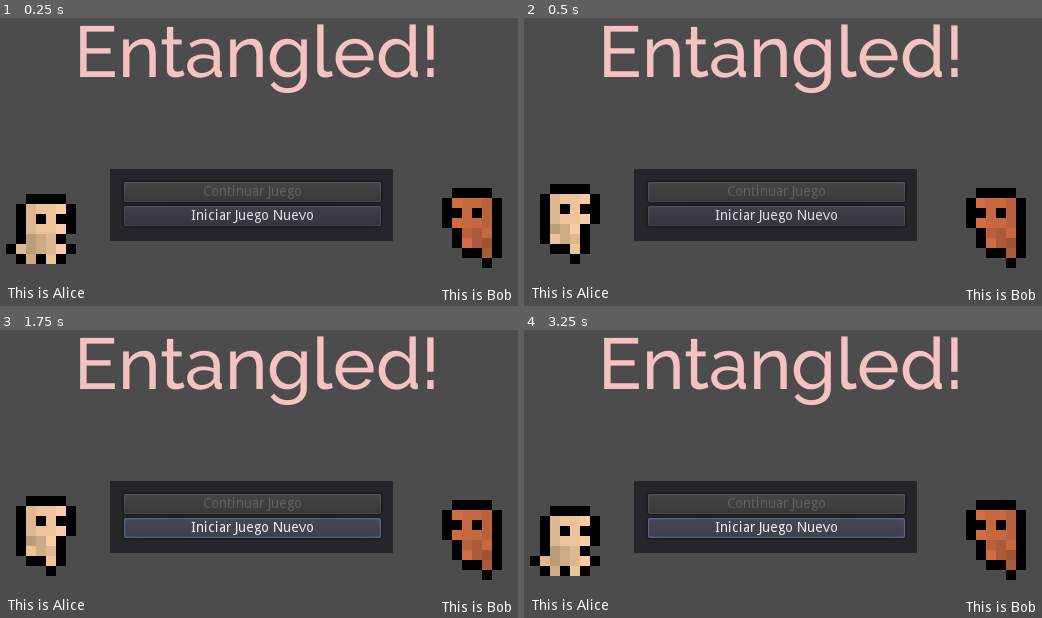
Above: before the commit, frames 1-4 (two rows, left to right).
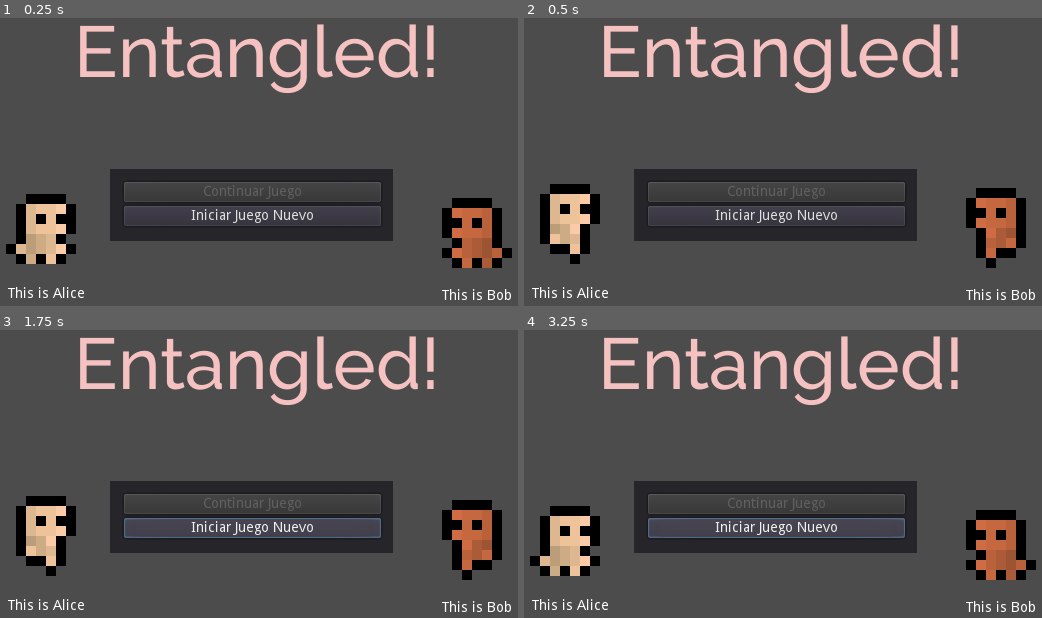
Above: after the commit, the same moments.

Repository: estebanzapirain/entangled-
Game: Godot game, scene res://menu.tscn
Two runs of this game, one before a commit and one after it. Both use one fixed random seed, a clock stepped at 60 frames per second and the inputs below.
Inputs:
- Up to frame 1 (0.25 s): no input
- Up to frame 2 (0.5 s): no input
- Up to frame 3 (1.75 s): click "Iniciar Juego Nuevo" at 0.5 s; click "Iniciar Juego Nuevo" at 1.25 s
- Up to frame 4 (3.25 s): click "Iniciar Juego Nuevo" at 2 s

The runs differ from the first frame. In frame 1, 1.9% of the frame differs, in the area x 85-99%, y 59-87%; in frame 2, 0.5%; in frame 3, 0.5%; in frame 4, 1.9%.

Commit message:
animacion de menu de Bob

Diff:
--- a/menu.gd
+++ b/menu.gd
@@ -9,7 +9,7 @@
 # Called when the node enters the scene tree for the first time.
 func _ready():
 	$aliceAnimPlayer.play("aliceWalk")
-
+	$bobAnimPlayer.play("bobWalk")
 
 # Called every frame. 'delta' is the elapsed time since the previous frame.
 #func _process(delta):
--- a/menu.tscn
+++ b/menu.tscn
@@ -26,7 +26,7 @@
 }
 
 [sub_resource type="Animation" id=3]
-resource_name = "aliceWalk"
+resource_name = "bobWalk"
 loop = true
 tracks/0/type = "value"
 tracks/0/path = NodePath("Bob:frame")
@@ -38,7 +38,7 @@
 "times": PoolRealArray( 0, 0.5, 1 ),
 "transitions": PoolRealArray( 1, 1, 1 ),
 "update": 1,
-"values": [ 1, 3, 0 ]
+"values": [ 0, 3, 3 ]
 }
 
 [node name="Control" type="Control"]
@@ -107,7 +107,7 @@
 flip_h = true
 vframes = 4
 hframes = 4
-frame = 1
+frame = 3
 
 [node name="aliceLbl" type="Label" parent="."]
 margin_left = 38.0
@@ -133,4 +133,4 @@
 anims/aliceWalk = SubResource( 2 )
 
 [node name="bobAnimPlayer" type="AnimationPlayer" parent="."]
-anims/aliceWalk = SubResource( 3 )
+anims/bobWalk = SubResource( 3 )
